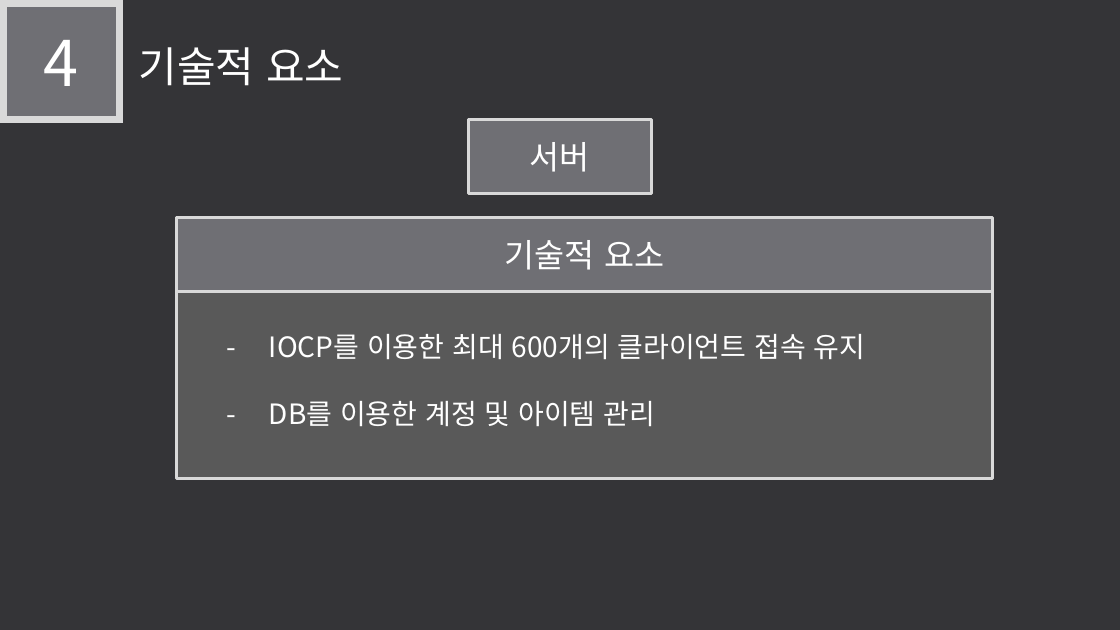
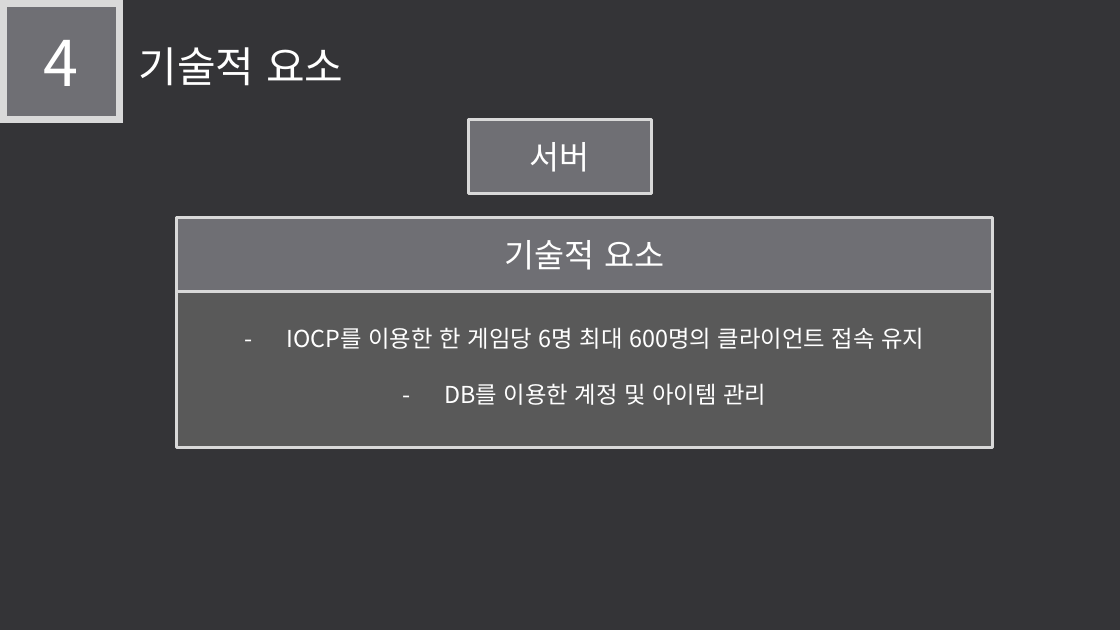
Before and after one commit to LEGO0937/Our_Project, a slide deck: slide 11 of 기획단계/졸작 제안서_최종수정중.pptx. Drawn at 1120x630 pixels with LibreOffice and Linux fonts; fonts in the diff are those of the drawing. Boxes give left, top, right and bottom in pixels: in the first picture for what was removed or moved away, otherwise in the second. Text is boxed around its words. In the diff, an @@ line names an element or a change of style, - is before the commit and + after.

```diff
--- a/기획단계/졸작 제안서_최종수정중.pptx
+++ b/기획단계/졸작 제안서_최종수정중.pptx
@@ rectangle "- IOCP를 이용한 한 게임당 ...": place and size @@
-rectangle "- IOCP를 이용한 한 게임당 ..." at [176, 292, 992, 478]
+rectangle "- IOCP를 이용한 한 게임당 ..." at [176, 292, 992, 448]
@@ text in rectangle at [287, 327, 924, 349]: text changed; size 24 to 20 pt @@
-- IOCP를 이용한 최대 600개의 클라이언트 접속 유지
+- IOCP를 이용한 한 게임당 6명 최대 600명의 클라이언트 접속 유지
@@ text in rectangle at [444, 383, 766, 405]: size 24 to 20 pt in "- DB를 이용한 계정 및 아이템 관리"; alignment left to centre @@
```
Also in this commit, not shown: 1 other slide changed.
